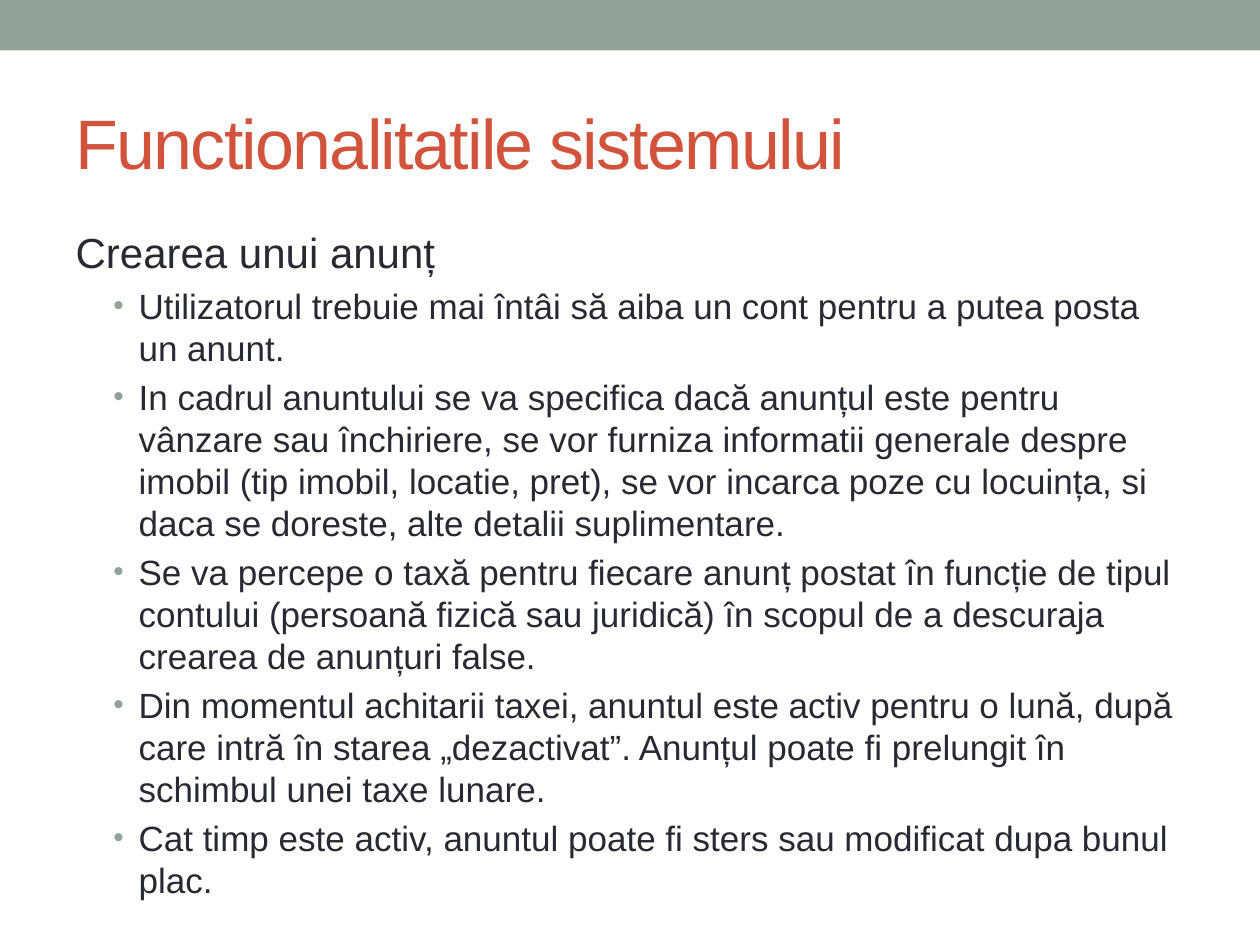
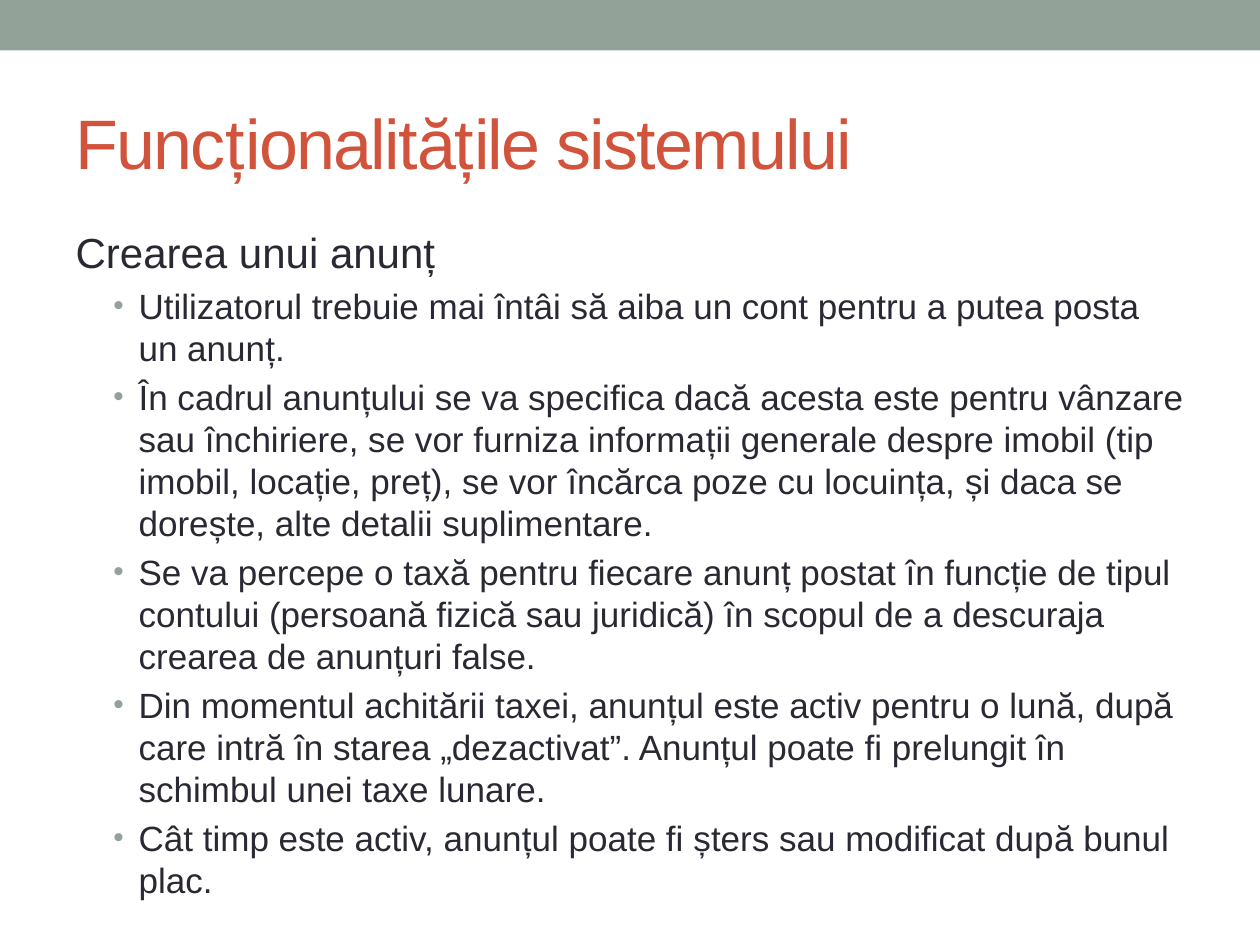
Before and after one commit to daiamarius/IoC-Proiect, a slide deck: slide 6 of Prezentare Imobiliare.pptx. Drawn at 1260x945 pixels with LibreOffice and Linux fonts; fonts in the diff are those of the drawing. Boxes give left, top, right and bottom in pixels: in the first picture for what was removed or moved away, otherwise in the second. Text is boxed around its words. In the diff, an @@ line names an element or a change of style, - is before the commit and + after.

```diff
--- a/Prezentare Imobiliare.pptx
+++ b/Prezentare Imobiliare.pptx
@@ title at [76,117,852,182]: text changed @@
-Functionalitatile sistemului
+Funcționalitățile sistemului
@@ text at [139,293,1183,543]: text changed @@
-  • Utilizatorul trebuie mai întâi să aiba un cont pentru a putea posta un anunt.
-  • In cadrul anuntului se va specifica dacă anunțul este pentru vânzare sau închiriere, se vor furniza informatii generale despre imobil (tip imobil, locatie, pret), se vor incarca poze cu locuința, si daca se doreste, alte detalii suplimentare.
+  • Utilizatorul trebuie mai întâi să aiba un cont pentru a putea posta un anunț.
+  • În cadrul anunțului se va specifica dacă acesta este pentru vânzare sau închiriere, se vor furniza informații generale despre imobil (tip imobil, locație, preț), se vor încărca poze cu locuința, și daca se dorește, alte detalii suplimentare.
@@ text at [139,692,1173,900]: text changed @@
-  • Din momentul achitarii taxei, anuntul este activ pentru o lună, după care intră în starea „dezactivat”. Anunțul poate fi prelungit în schimbul unei taxe lunare.
-  • Cat timp este activ, anuntul poate fi sters sau modificat dupa bunul plac.
+  • Din momentul achitării taxei, anunțul este activ pentru o lună, după care intră în starea „dezactivat”. Anunțul poate fi prelungit în schimbul unei taxe lunare.
+  • Cât timp este activ, anunțul poate fi șters sau modificat după bunul plac.
```
Also in this commit, not shown: 9 other slides changed.
